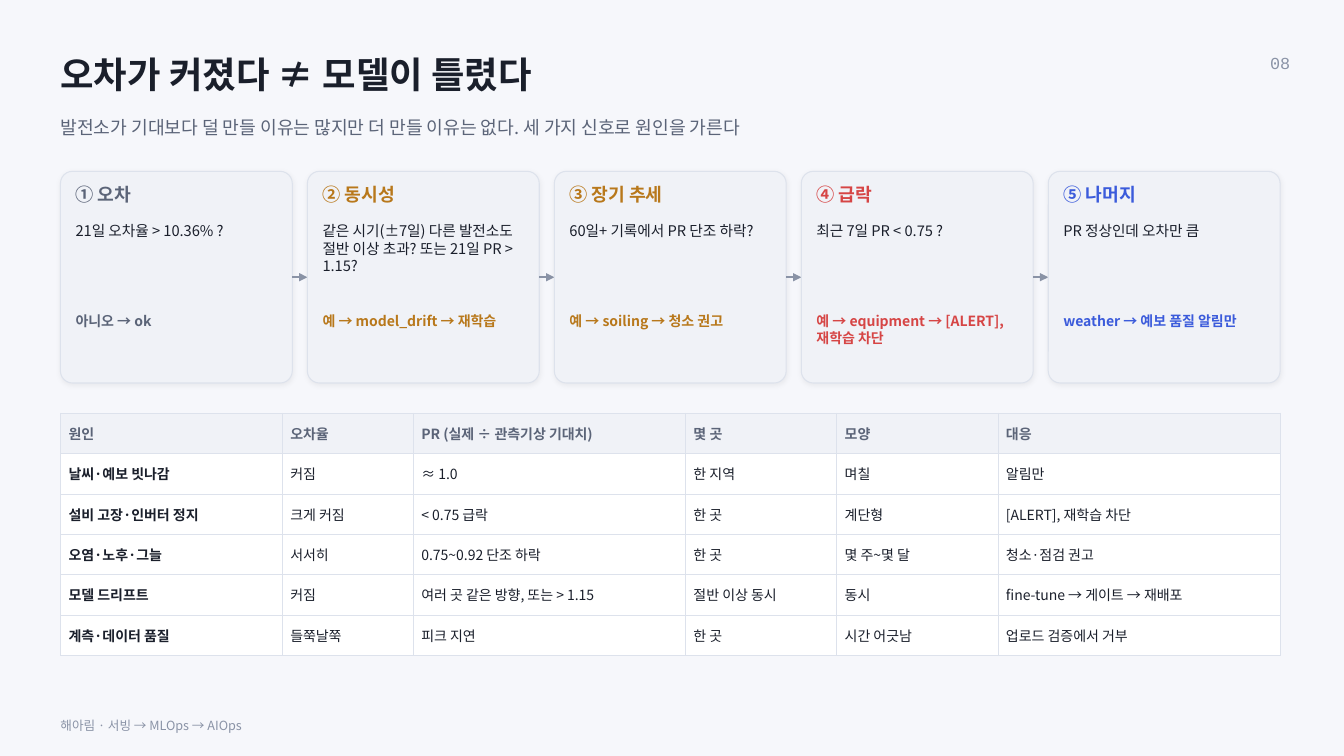
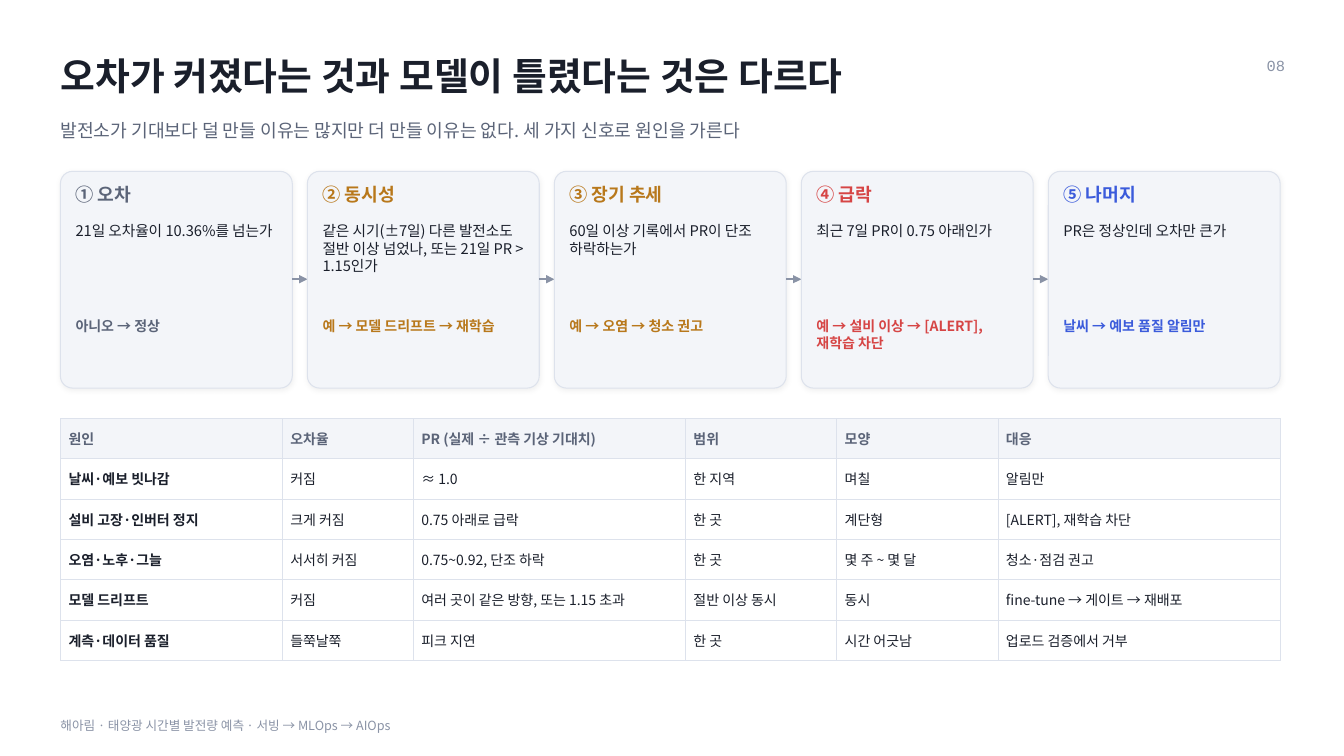
Before and after one commit to leemingi0906/model-serving, a slide deck: slide 8 of team_solar/release/Haearim_deck.pptx. Drawn at 1344x756 pixels with LibreOffice and Linux fonts; fonts in the diff are those of the drawing. Boxes give left, top, right and bottom in pixels: in the first picture for what was removed or moved away, otherwise in the second. Text is boxed around its words. In the diff, an @@ line names an element or a change of style, - is before the commit and + after.

```diff
--- a/team_solar/release/Haearim_deck.pptx
+++ b/team_solar/release/Haearim_deck.pptx
@@ background #F6F7FB to #FFFFFF @@
@@ text at box(60, 58, 842, 94): text changed; size 26 to 27 pt @@
-오차가 커졌다 ≠ 모델이 틀렸다
+오차가 커졌다는 것과 모델이 틀렸다는 것은 다르다
@@ text "08" at box(1267, 61, 1285, 71): size 12 to 11 pt @@
@@ rounded rectangle: place and size @@
-rounded rectangle at box(60, 171, 292, 383)
+rounded rectangle at box(60, 171, 292, 388)
@@ rounded rectangle: place and size @@
-rounded rectangle at box(308, 171, 539, 383)
+rounded rectangle at box(308, 171, 539, 388)
@@ rounded rectangle: place and size @@
-rounded rectangle at box(555, 171, 786, 383)
+rounded rectangle at box(555, 171, 786, 388)
@@ rounded rectangle: place and size @@
-rounded rectangle at box(802, 171, 1033, 383)
+rounded rectangle at box(802, 171, 1033, 388)
@@ fill #F0F2F7 to #F3F5F9; proportions changed in 5 elements at box(60, 171, 292, 388), box(308, 171, 539, 388), box(555, 171, 786, 388), box(802, 171, 1033, 388), box(1049, 171, 1280, 388) @@
@@ rounded rectangle: place and size @@
-rounded rectangle at box(1049, 171, 1280, 383)
+rounded rectangle at box(1049, 171, 1280, 388)
@@ text at box(76, 224, 272, 237): text changed @@
-21일 오차율 > 10.36% ?
+21일 오차율이 10.36%를 넘는가
@@ text at box(323, 224, 513, 272): text changed @@
-같은 시기(±7일) 다른 발전소도 절반 이상 초과? 또는 21일 PR > 1.15?
+같은 시기(±7일) 다른 발전소도 절반 이상 넘었나, 또는 21일 PR > 1.15인가
@@ text at box(569, 224, 752, 255): text changed @@
-60일+ 기록에서 PR 단조 하락?
+60일 이상 기록에서 PR이 단조 하락하는가
@@ text at box(816, 224, 992, 237): text changed @@
-최근 7일 PR < 0.75 ?
+최근 7일 PR이 0.75 아래인가
@@ text at box(1063, 224, 1226, 237): text changed @@
-PR 정상인데 오차만 큼
+PR은 정상인데 오차만 큰가
@@ text at box(76, 319, 160, 332): text changed @@
-아니오 → ok
+아니오 → 정상
@@ text at box(323, 319, 495, 333): text changed @@
-예 → model_drift → 재학습
+예 → 모델 드리프트 → 재학습
@@ text at box(569, 319, 703, 333): text changed @@
-예 → soiling → 청소 권고
+예 → 오염 → 청소 권고
@@ text at box(816, 319, 983, 350): text changed @@
-예 → equipment → [ALERT], 재학습 차단
+예 → 설비 이상 → [ALERT], 재학습 차단
@@ text at box(1063, 319, 1206, 333): text changed @@
-weather → 예보 품질 알림만
+날씨 → 예보 품질 알림만
@@ table at box(60, 418, 1280, 652) @@
-row 1, column 3: PR (실제 ÷ 관측기상 기대치)
+row 1, column 3: PR (실제 ÷ 관측 기상 기대치)
-row 1, column 4: 몇 곳
+row 1, column 4: 범위
-row 3, column 3: < 0.75 급락
+row 3, column 3: 0.75 아래로 급락
-row 4: 오염·노후·그늘 | 서서히 | 0.75~0.92 단조 하락 | 한 곳 | 몇 주~몇 달 | 청소·점검 권고
+row 4: 오염·노후·그늘 | 서서히 커짐 | 0.75~0.92, 단조 하락 | 한 곳 | 몇 주 ~ 몇 달 | 청소·점검 권고
-row 5, column 3: 여러 곳 같은 방향, 또는 > 1.15
+row 5, column 3: 여러 곳이 같은 방향, 또는 1.15 초과
@@ fill #F0F2F7 to #F3F5F9 in row 1 @@
@@ table: place and size @@
-table at box(60, 413, 1280, 647)
+table at box(60, 418, 1280, 652)
@@ text at box(60, 719, 390, 733): text changed @@
-해아림 · 서빙 → MLOps → AIOps
+해아림 · 태양광 시간별 발전량 예측 · 서빙 → MLOps → AIOps
```
Also in this commit, not shown: 16 other slides changed, 2 other files.
